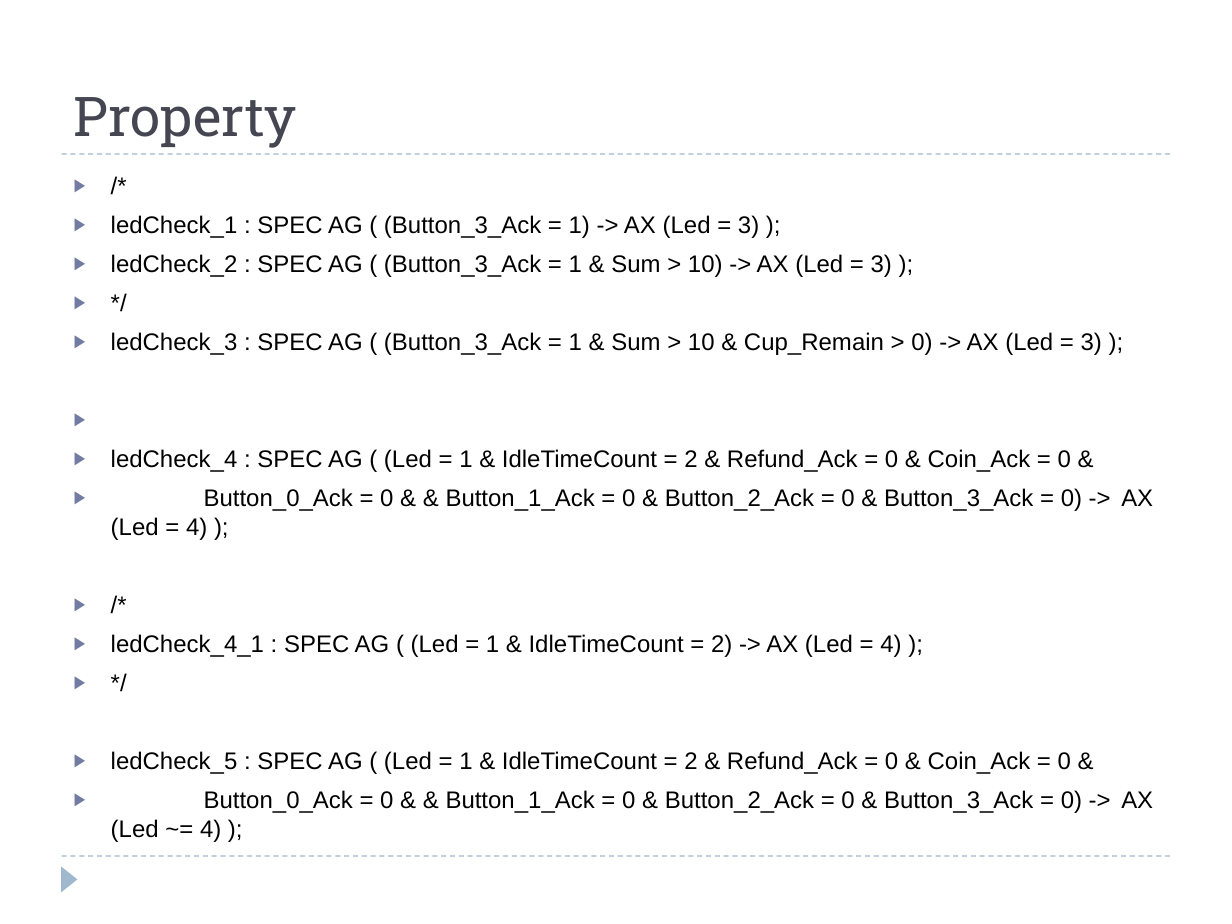
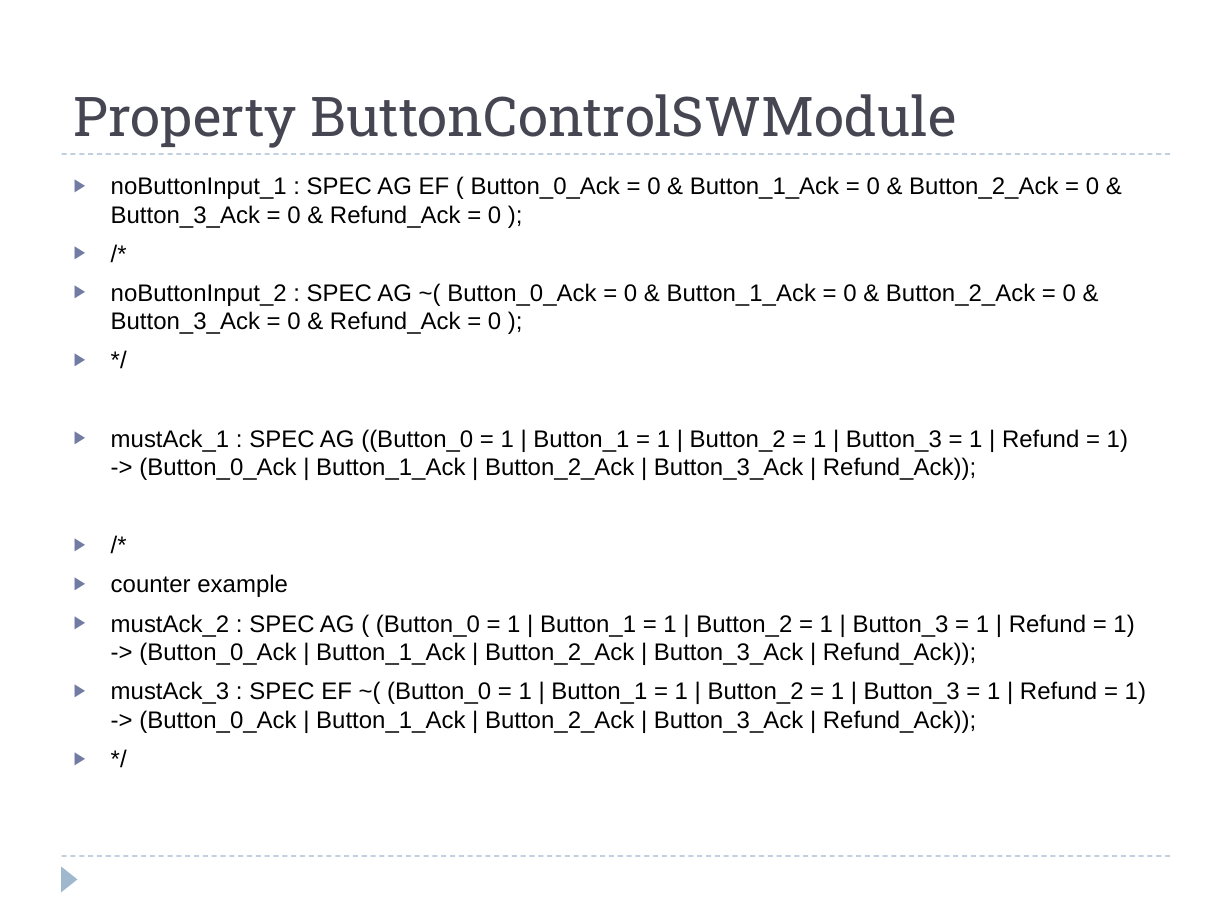
Before and after one commit to syjsmk/CoffeeMachineSMV, a slide deck: slide 10 of 고급 소프트웨어 공학 4th 서영주.pptx (slide 6 before the commit). Drawn at 1232x924 pixels with LibreOffice and Linux fonts; fonts in the diff are those of the drawing. Boxes give left, top, right and bottom in pixels: in the first picture for what was removed or moved away, otherwise in the second. Text is boxed around its words. In the diff, an @@ line names an element or a change of style, - is before the commit and + after.

```diff
--- a/고급 소프트웨어 공학 4th 서영주.pptx
+++ b/고급 소프트웨어 공학 4th 서영주.pptx
@@ title at [74, 94, 956, 148]: text changed @@
-Property
+Property ButtonControlSWModule
@@ text at [111, 176, 1099, 228]: paragraph added @@
+▶ noButtonInput_1 : SPEC AG EF ( Button_0_Ack = 0 & Button_1_Ack = 0 & Button_2_Ack = 0 & Button_3_Ack = 0 & Refund_Ack = 0 );
@@ text at [111, 283, 1076, 334]: text changed @@
-▶ ledCheck_1 : SPEC AG ( (Button_3_Ack = 1) -> AX (Led = 3) );
-▶ ledCheck_2 : SPEC AG ( (Button_3_Ack = 1 & Sum > 10) -> AX (Led = 3) );
+▶ noButtonInput_2 : SPEC AG ~( Button_0_Ack = 0 & Button_1_Ack = 0 & Button_2_Ack = 0 & Button_3_Ack = 0 & Refund_Ack = 0 );
@@ text at [111, 429, 1128, 480]: text changed @@
-▶ ledCheck_3 : SPEC AG ( (Button_3_Ack = 1 & Sum > 10 & Cup_Remain > 0) -> AX (Led = 3) );
-▶ ledCheck_4 : SPEC AG ( (Led = 1 & IdleTimeCount = 2 & Refund_Ack = 0 & Coin_Ack = 0 &
-▶ Button_0_Ack = 0 & & Button_1_Ack = 0 & Button_2_Ack = 0 & Button_3_Ack = 0) -> AX (Led = 4) );
+▶ mustAck_1 : SPEC AG ((Button_0 = 1 | Button_1 = 1 | Button_2 = 1 | Button_3 = 1 | Refund = 1) -> (Button_0_Ack | Button_1_Ack | Button_2_Ack | Button_3_Ack | Refund_Ack));
@@ text at [111, 574, 1146, 733]: text changed @@
-▶ ledCheck_4_1 : SPEC AG ( (Led = 1 & IdleTimeCount = 2) -> AX (Led = 4) );
+▶ counter example
+▶ mustAck_2 : SPEC AG ( (Button_0 = 1 | Button_1 = 1 | Button_2 = 1 | Button_3 = 1 | Refund = 1) -> (Button_0_Ack | Button_1_Ack | Button_2_Ack | Button_3_Ack | Refund_Ack));
+▶ mustAck_3 : SPEC EF ~( (Button_0 = 1 | Button_1 = 1 | Button_2 = 1 | Button_3 = 1 | Refund = 1) -> (Button_0_Ack | Button_1_Ack | Button_2_Ack | Button_3_Ack | Refund_Ack));
@@ text at [111, 751, 1153, 842]: paragraphs removed @@
-▶ ledCheck_5 : SPEC AG ( (Led = 1 & IdleTimeCount = 2 & Refund_Ack = 0 & Coin_Ack = 0 &
-▶ Button_0_Ack = 0 & & Button_1_Ack = 0 & Button_2_Ack = 0 & Button_3_Ack = 0) -> AX (Led ~= 4) );
```
Also in this commit, not shown: 6 other slides changed, 4 slides added, 6 slides removed.
